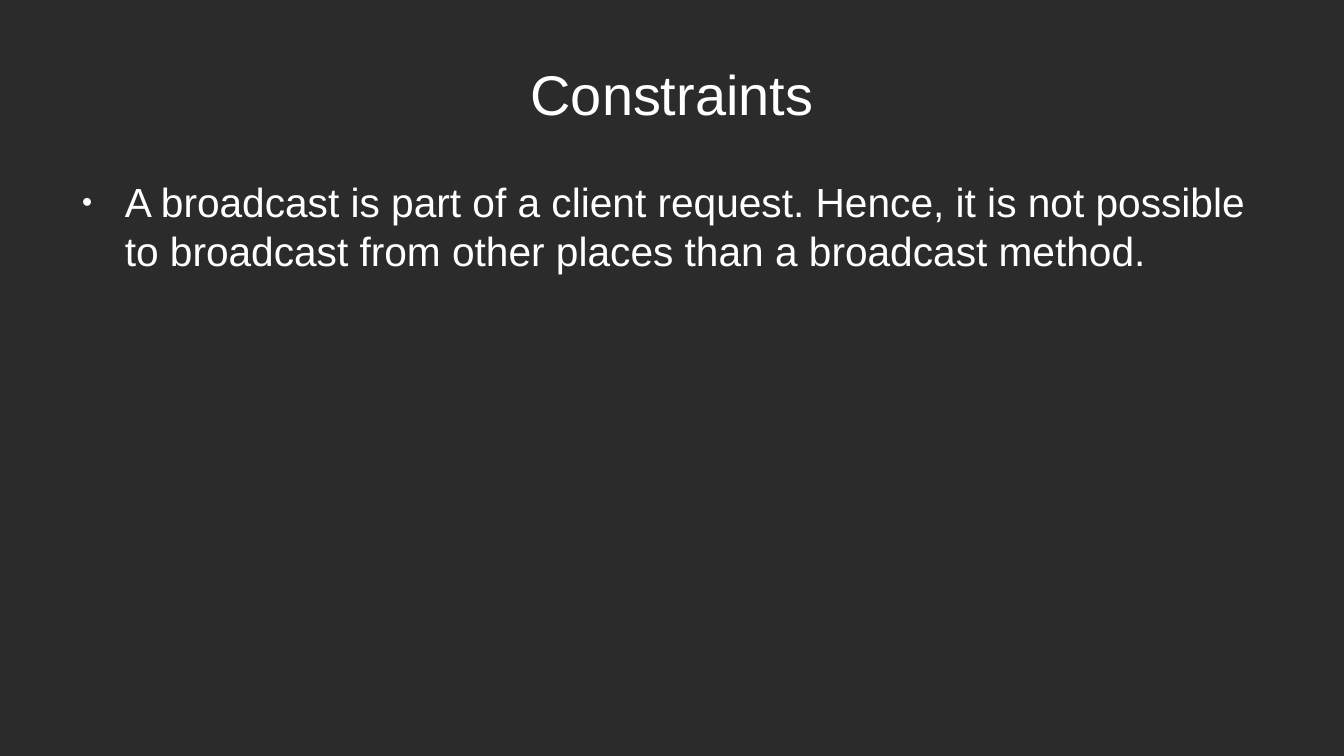
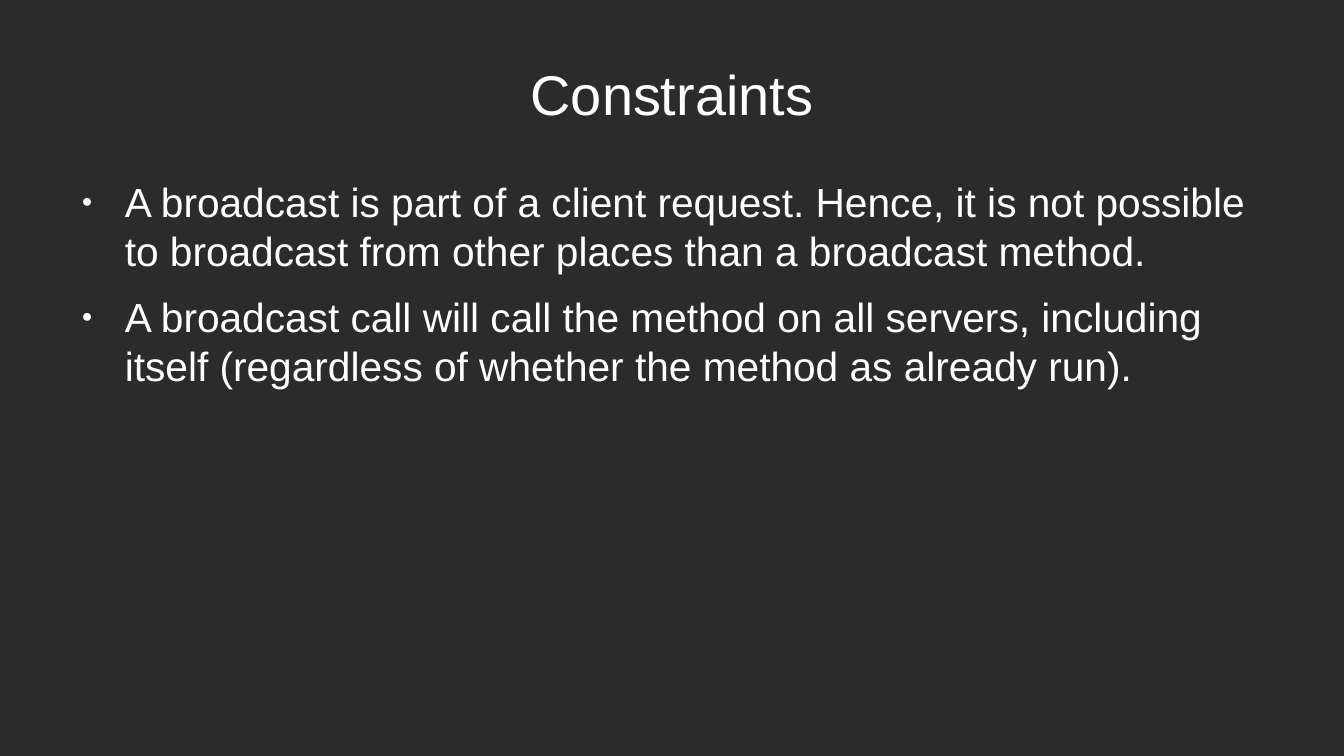
Before and after one commit to aleksander-vedvik/Master, a slide deck: slide 5 of notes/presentation_updated.odp. Drawn at 1344x756 pixels with LibreOffice and Linux fonts; fonts in the diff are those of the drawing; background and template pictures are left out; a plain dark background stands for a picture behind light text. Boxes give left, top, right and bottom in pixels: in the first picture for what was removed or moved away, otherwise in the second. Text is boxed around its words. In the diff, an @@ line names an element or a change of style, - is before the commit and + after.

```diff
--- a/notes/presentation_updated.odp
+++ b/notes/presentation_updated.odp
@@ text at (125,302,1201,389): paragraph added @@
+● A broadcast call will call the method on all servers, including itself (regardless of whether the method as already run).
```
Also in this commit, not shown: 2 other files.
